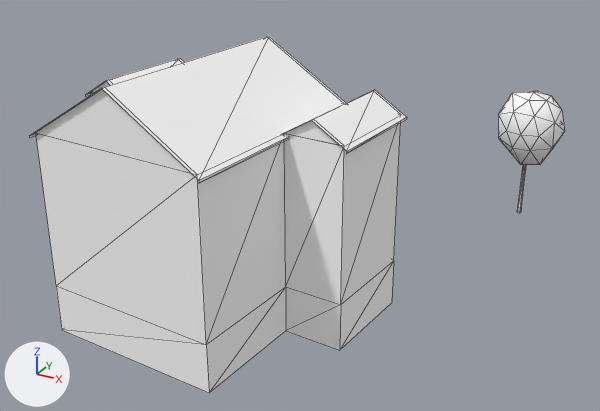
Two versions of the glTF model cities/arlov-borggatan/pack/tiles/c-7_-12.glb, one commit apart.
The view is the same before and after, from a 50 mm camera at (-371.7, -762.2, 35.3) aimed at (-403.4, -704.5, 6.4). The axes (+X, +Y, +Z) are drawn at lower left. The lights are the same throughout. The first picture is the older version. Mesh edges are drawn as thin lines. Where no turn or scale is listed for an object, it has been applied to the vertices. Vertices at exactly the same position are counted once.

Script lines for the objects in view, before the commit:
```python
me_sm_building_w208690608 = bpy.data.meshes.new('SM_Building_w208690608')
me_sm_building_w208690608.from_pydata(...)  # 69 vertices, 62 faces; spans x -12.8..12.8, y -10.1..10.1, z -10.5..10.5
# faces by material slot: [16, 16, 6, 24]
me_sm_building_w208690608.materials.append(mat_m_wall_plaster_salmon_upper)  # white #ffffff
me_sm_building_w208690608.materials.append(mat_m_wall_plaster_salmon_ground)  # white #ffffff
me_sm_building_w208690608.materials.append(mat_m_wall_plaster_salmon_blank)  # white #ffffff
me_sm_building_w208690608.materials.append(mat_m_roof_metal_copper)  # white #ffffff
me_sm_trees__7__12 = bpy.data.meshes.new('SM_Trees_-7_-12')
me_sm_trees__7__12.from_pydata(...)  # 138 vertices, 252 faces; spans x -0.5..0.5, y -0.52..0.52, z -1.0..1.0
# faces by material slot: [12, 240]
me_sm_trees__7__12.materials.append(mat_m_bark_wood)  # white #ffffff
me_sm_trees__7__12.materials.append(mat_m_leaf)  # white #ffffff
ob_sm_building_w208690608 = bpy.data.objects.new('SM_Building_w208690608', me_sm_building_w208690608)
ob_sm_building_w208690608.location = (-406.75, -713.14, 10.21)
ob_sm_trees__7__12 = bpy.data.objects.new('SM_Trees_-7_-12', me_sm_trees__7__12)
ob_sm_trees__7__12.location = (-389.61, -681.78, 6.32)
ob_sm_trees__7__12.scale = (6.42, 6.42, 6.42)
```
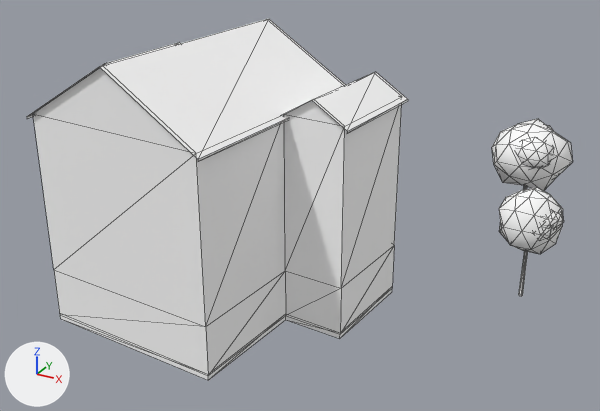
Diff of the bpy script that builds the scene:
```diff
--- a/cities/arlov-borggatan/pack/tiles/c-7_-12.glb.py
+++ b/cities/arlov-borggatan/pack/tiles/c-7_-12.glb.py
@@ me_sm_building_w208690608 @@
-me_sm_building_w208690608.from_pydata(...)  # 69 vertices, 62 faces; spans x -12.8..12.8, y -10.1..10.1, z -10.5..10.5
+me_sm_building_w208690608.from_pydata(...)  # 85 vertices, 78 faces; spans x -12.8..12.8, y -10.1..10.1, z -10.6..10.6
+# me_sm_building_w208690608 part 1: the loose piece of 30 vertices spanning x -12.5..12.5, y -9.8..9.8, z -10.5..10.5 is moved by (0.0, 0.0, 0.2)
+# me_sm_building_w208690608 part 2: the loose piece of 3 vertices spanning x -8.7..6.1, y -9.8..-8.6, z 6.0..10.5 is moved by (0.0, 0.0, 0.2)
+# me_sm_building_w208690608 part 3: the loose piece of 3 vertices spanning x 6.9..11.8, y -0.6..-0.2, z 6.0..7.5 is moved by (0.0, 0.0, 0.2)
+# me_sm_building_w208690608 part 4: the loose piece of 3 vertices spanning x -12.5..-8.0, y 1.0..1.3, z 6.0..7.3 is moved by (0.0, 0.0, 0.2)
+# me_sm_building_w208690608 part 5: a new loose piece of 16 vertices spanning x -12.5..12.5, y -9.8..9.8, z -10.6..-10.1, in mat_m_concrete (white #ffffff)
+# me_sm_building_w208690608 part 6
+# 18 vertices are removed from x -12.8..12.8, y -10.1..10.1, z 5.6..10.5
+# 24 faces are deleted
+# 18 vertices are added at x -12.8..12.8, y -10.1..10.1, z 6.0..10.6
+# 24 new faces join them, mat_m_roof_metal_copper (white #ffffff)
 me_sm_building_w208690608.materials.append(mat_m_wall_plaster_salmon_upper)
@@ me_sm_building_w208690608 @@
 me_sm_building_w208690608.materials.append(mat_m_roof_metal_copper)
+me_sm_building_w208690608.materials.append(mat_m_concrete)  # white #ffffff
@@ me_sm_trees__7__12 @@
 # used by ob_sm_trees__7__12; location = (-389.61, -681.78, 6.32); scale = (6.42, 6.42, 6.42)
-me_sm_trees__7__12.from_pydata(...)  # 138 vertices, 252 faces; spans x -0.5..0.5, y -0.52..0.52, z -1.0..1.0
+me_sm_trees__7__12.from_pydata(...)  # 276 vertices, 504 faces; spans x -0.52..0.52, y -1.0..1.0, z -0.6..0.6
+# me_sm_trees__7__12 part 7: the loose piece of 12 vertices spanning x -0.07..0.0, y -0.06..0.0, z -1.0..-0.11 is scaled about its middle by (0.545, 0.544, 0.519), then moved by (0.27, -0.7, 0.18)
+# me_sm_trees__7__12 part 8: a new loose piece of 42 vertices spanning x -0.03..0.51, y -1.0..-0.46, z -0.14..0.44, in mat_m_leaf (white #ffffff)
+# me_sm_trees__7__12 part 9: a new loose piece of 42 vertices spanning x 0.18..0.48, y -0.98..-0.67, z 0.03..0.28, in mat_m_leaf (white #ffffff)
+# me_sm_trees__7__12 part 10: a new loose piece of 42 vertices spanning x 0.22..0.52, y -0.92..-0.62, z 0.1..0.34, in mat_m_leaf (white #ffffff)
+# me_sm_trees__7__12 part 11: a new loose piece of 42 vertices spanning x -0.52..0.3, y 0.2..0.98, z -0.05..0.6, in mat_m_leaf (white #ffffff)
+# me_sm_trees__7__12 part 12: a new loose piece of 42 vertices spanning x -0.29..0.14, y 0.16..0.63, z 0.19..0.54, in mat_m_leaf (white #ffffff)
+# me_sm_trees__7__12 part 13: 42 vertices removed from x -0.5..0.5, y -0.52..0.52, z -0.11..1.0
+# other edits to the shape of me_sm_trees__7__12 do not show in these pictures
 me_sm_trees__7__12.materials.append(mat_m_bark_wood)
@@ ob_sm_building_w208690608 @@
 ob_sm_building_w208690608 = bpy.data.objects.new('SM_Building_w208690608', me_sm_building_w208690608)
-ob_sm_building_w208690608.location = (-406.75, -713.14, 10.21)
+ob_sm_building_w208690608.location = (-406.75, -713.14, 11.44)
@@ ob_sm_trees__7__12 @@
 ob_sm_trees__7__12 = bpy.data.objects.new('SM_Trees_-7_-12', me_sm_trees__7__12)
-ob_sm_trees__7__12.location = (-389.61, -681.78, 6.32)
-ob_sm_trees__7__12.scale = (6.42, 6.42, 6.42)
+ob_sm_trees__7__12.location = (-386.8, -694.23, 6.37)
+ob_sm_trees__7__12.scale = (9.06, 9.06, 9.06)
```

Boxes [x1, y1, x2, y2] around the edits, measured in the pictures (600 x 411 px; the box of a moved part takes in the faces that stretch with it):
'SM_Building_w208690608', reshaped, moved: before [29, 36, 407, 393]; after [27, 18, 408, 380]
'SM_Trees_-7_-12', reshaped, moved, rescaled (21% wider, 45% taller): before [498, 91, 565, 213]; after [492, 119, 573, 296]
part 1 of me_sm_building_w208690608, moved or reshaped: before [36, 92, 401, 393]; after [33, 105, 402, 376]
part 2 of me_sm_building_w208690608, moved or reshaped: before [35, 89, 190, 173]; after [33, 68, 190, 152]
part 3 of me_sm_building_w208690608, moved or reshaped: before [286, 120, 339, 145]; after [285, 100, 339, 125]
part 4 of me_sm_building_w208690608, moved or reshaped (not visible afterwards): before [91, 81, 110, 93]
part 5 of me_sm_building_w208690608, added: after [60, 287, 392, 380]
part 6 of me_sm_building_w208690608, moved or reshaped: before [29, 36, 407, 183]; after [27, 18, 408, 162]
part 7 of me_sm_trees__7__12, moved or reshaped: before [517, 165, 526, 213]; after [519, 251, 528, 296]
part 8 of me_sm_trees__7__12, added: after [499, 187, 563, 254]
part 9 of me_sm_trees__7__12, added (mostly hidden): after [543, 227, 557, 238]
part 10 of me_sm_trees__7__12, added: after [544, 212, 564, 228]
part 11 of me_sm_trees__7__12, added: after [492, 119, 573, 191]
part 12 of me_sm_trees__7__12, added: after [516, 137, 554, 169]
part 13 of me_sm_trees__7__12, deleted: before [498, 91, 565, 165]
